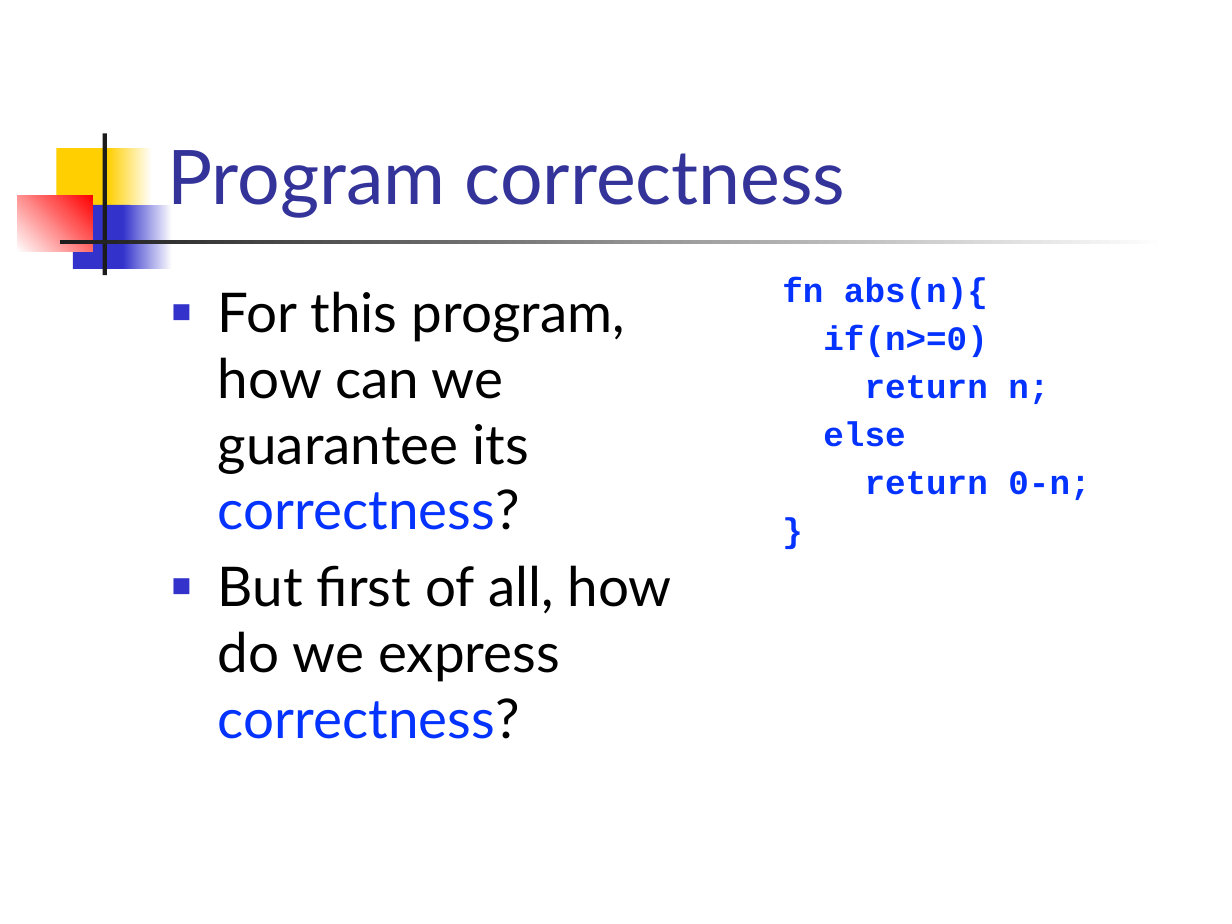
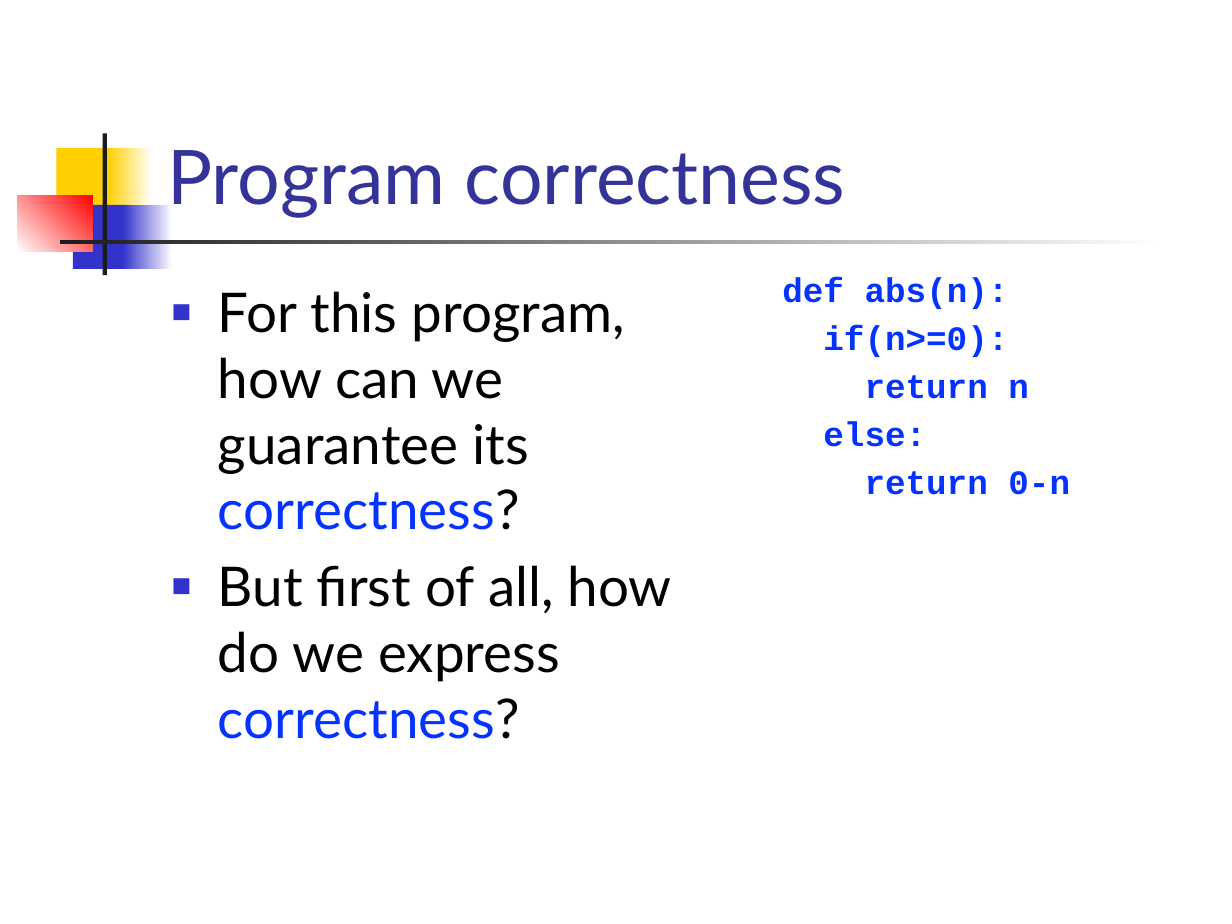
Before and after one commit to csslab-ustc/csslab-ustc.github.io, a slide deck: slide 8 of courses/theory/slides/lec18-hoare.pptx. Drawn at 1232x924 pixels with LibreOffice and Linux fonts; fonts in the diff are those of the drawing. Boxes give left, top, right and bottom in pixels: in the first picture for what was removed or moved away, otherwise in the second. Text is boxed around its words. In the diff, an @@ line names an element or a change of style, - is before the commit and + after.

```diff
--- a/courses/theory/slides/lec18-hoare.pptx
+++ b/courses/theory/slides/lec18-hoare.pptx
@@ text at box(782, 277, 1070, 495): text changed @@
-fn abs(n){
-if(n>=0)
-return n;
-else
-return 0-n;
-}
+def abs(n):
+if(n>=0):
+return n
+else:
+return 0-n
```
Also in this commit, not shown: 8 other slides changed, 18 slides added, 4 other files.
